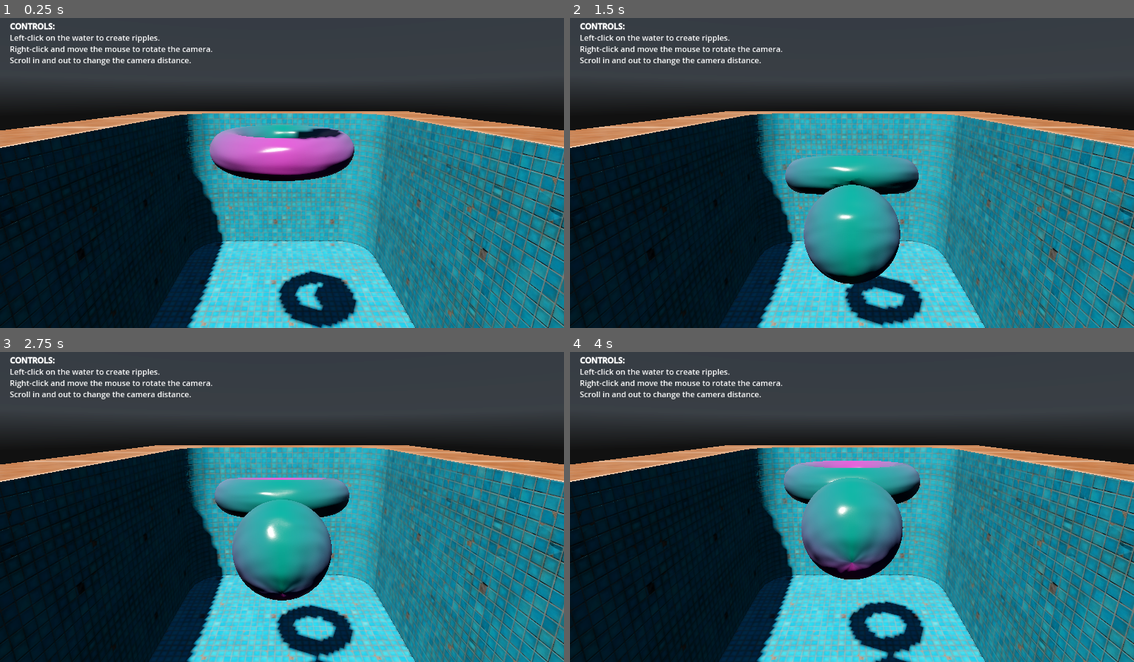
Above: before the commit, frames 1-4 (two rows, left to right).
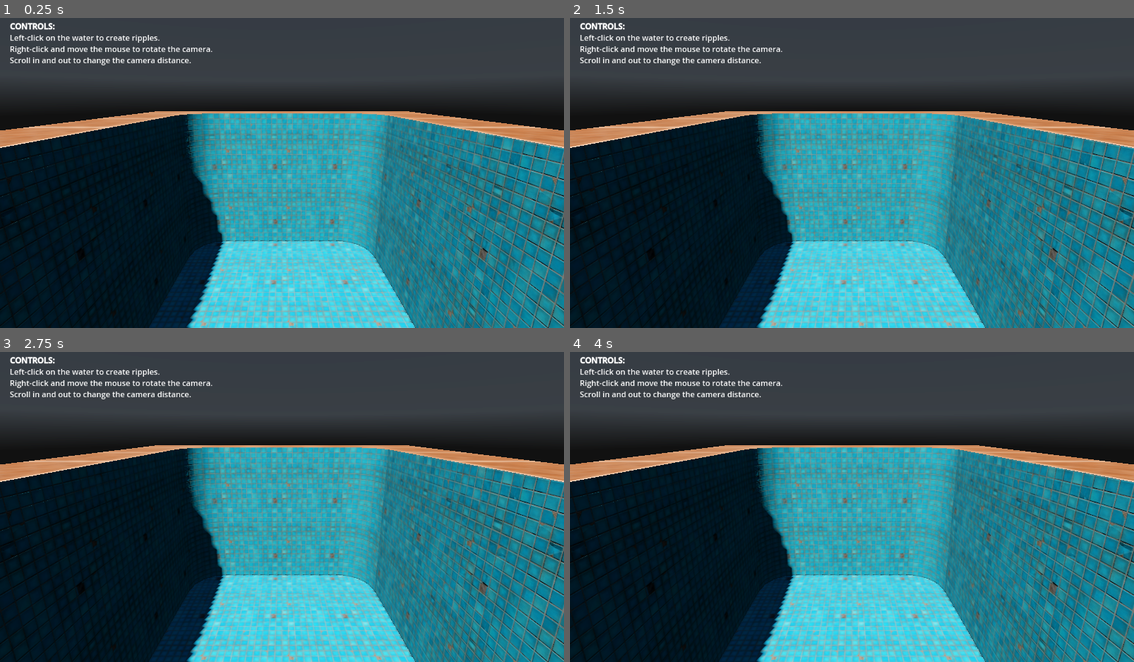
Above: after the commit, the same moments.

Repository: Namey5/godot-interactive-water
Game: Godot game, scene res://scenes/water_test.tscn
The game is run twice, just before and just after one commit, with the same random seed, the same clock (stepped at 60 frames per second) and the same inputs. A sky picture missing from this copy of the repository is replaced by a grey-blue gradient.
Inputs (mouse positions are in pixels of both pictures, inside the frame that each line leads up to):
- Up to frame 1 (0.25 s): no input
- Up to frame 2 (1.5 s): tap Enter at 0.5 s; move the mouse to (976, 154) at 0.52 s; click (976, 154) at 0.67 s; move the mouse to (739, 185) at 1.27 s; click (739, 185) at 1.42 s
- Up to frame 3 (2.75 s): move the mouse to (338, 432) at 2.02 s; click (338, 432) at 2.17 s
- Up to frame 4 (4 s): move the mouse to (823, 565) at 2.77 s; click (823, 565) at 2.92 s; move the mouse to (1021, 550) at 3.52 s; click (1021, 550) at 3.67 s

The runs differ from the first frame. In frame 1, 5.6% of the frame differs, in the area x 37-64%, y 34-100%; in frame 2, 7.1%; in frame 3, 7.0%; in frame 4, 7.1%, in the area x 37-64%, y 35-100%.

Commit message:
feat: improve shader parameterisation

Diff:
--- a/scenes/water_test.tscn
+++ b/scenes/water_test.tscn
@@ -50,11 +50,15 @@
 render_priority = 0
 shader = ExtResource("2_20que")
 shader_parameter/albedo = Color(0.01, 0.01, 0.05, 1)
-shader_parameter/scattering = Color(1, 0.398236, 0.411946, 1)
+shader_parameter/scattering = Color(1, 0.4, 0.4, 1)
+shader_parameter/scattering_strength = 5.0
 shader_parameter/refraction_strength = 100.0
 shader_parameter/depth_blur = 3.0
 shader_parameter/waves_strength = 0.5
+shader_parameter/waves_scale = 1.0
+shader_parameter/waves_speed = 1.0
 shader_parameter/displacement_height = 0.1
+shader_parameter/water_size = Vector2(2, 3)
 shader_parameter/waves_map = SubResource("NoiseTexture2D_hw2gw")
 shader_parameter/ripples_map = SubResource("ViewportTexture_oy7gb")
 
@@ -63,6 +67,8 @@
 shader_parameter/velocity = 0.2
 shader_parameter/attenuation = 0.98
 shader_parameter/scale = 1.0
+shader_parameter/low_pass_filter = 0.01
+shader_parameter/mouse_size = 32.0
 shader_parameter/mouse_pos = Vector2(-1, -1)
 
 [sub_resource type="ViewportTexture" id="ViewportTexture_mjnhk"]
@@ -196,12 +202,13 @@
 skeleton = NodePath("../..")
 surface_material_override/0 = SubResource("ShaderMaterial_i8axj")
 script = ExtResource("6_2wjtu")
-water_size = Vector2(2, 3)
+water_half_size = Vector2(2, 3)
 
 [node name="WaterSimulation" type="SubViewport" parent="Scene/Water"]
 disable_3d = true
 handle_input_locally = false
 gui_disable_input = true
+size = Vector2i(1024, 1024)
 render_target_update_mode = 4
 
 [node name="SimulationTex" type="TextureRect" parent="Scene/Water/WaterSimulation"]
@@ -215,6 +222,7 @@
 expand_mode = 1
 
 [node name="DoubleBuffer" type="SubViewport" parent="Scene/Water/WaterSimulation"]
+size = Vector2i(1024, 1024)
 render_target_update_mode = 4
 
 [node name="CopyTex" type="TextureRect" parent="Scene/Water/WaterSimulation/DoubleBuffer"]
@@ -240,6 +248,7 @@
 
 [node name="Ring" type="RigidBody3D" parent="Scene"]
 transform = Transform3D(1, 0, 0, 0, 1, 0, 0, 0, 1, 0, 0.443117, 0)
+visible = false
 
 [node name="CollisionShape3D" type="CollisionShape3D" parent="Scene/Ring"]
 shape = SubResource("CylinderShape3D_kskne")
@@ -251,6 +260,7 @@
 
 [node name="Ball" type="RigidBody3D" parent="Scene"]
 transform = Transform3D(1, 0, 0, 0, 1, 0, 0, 0, 1, 0, 1.44312, 0.526849)
+visible = false
 
 [node name="CollisionShape3D" type="CollisionShape3D" parent="Scene/Ball"]
 shape = SubResource("SphereShape3D_v78ot")
--- a/scripts/water.gd
+++ b/scripts/water.gd
@@ -1,7 +1,7 @@
 extends MeshInstance3D
 
 
-@export var water_size := Vector2(1, 1)
+@export var water_half_size := Vector2(1, 1)
 
 @onready var _simulation: TextureRect = $WaterSimulation/SimulationTex
 
@@ -18,7 +18,10 @@
 		)
 		if hit:
 			var local_hit := transform.inverse() * (hit as Vector3)
-			mouse_pos = Vector2(local_hit.x, local_hit.z) / water_size * 0.5 + 0.5 * Vector2.ONE
+			mouse_pos = Vector2(local_hit.x, local_hit.z) / maxf(water_half_size.x, water_half_size.y) * 0.5 + 0.5 * Vector2.ONE
 		else:
 			mouse_pos = -Vector2.ONE
 	_simulation.material.set("shader_parameter/mouse_pos", mouse_pos)
+
+	var surface_material := get_active_material(0)
+	surface_material.set("shader_parameter/water_size", water_half_size)
--- a/shaders/water.gdshader
+++ b/shaders/water.gdshader
@@ -1,27 +1,45 @@
 shader_type spatial;
+render_mode cull_disabled;
 
 uniform vec4 albedo : source_color = vec4(0.01, 0.01, 0.05, 1.0);
 uniform vec4 scattering : source_color = vec4(1.0, 0.4, 0.4, 1.0);
+uniform float scattering_strength : hint_range(0.0, 100.0, 0.01) = 5.0;
 uniform float refraction_strength : hint_range(0.0, 1000.0, 1.0) = 100.0;
-uniform float depth_blur : hint_range(0.0, 10.0, 0.1) = 4.0;
+uniform float depth_blur : hint_range(0.0, 10.0, 0.1) = 3.0;
 uniform float waves_strength : hint_range(0.0, 1.0, 0.05) = 0.5;
-uniform float displacement_height : hint_range(0.0, 10.0, 0.01) = 0.1;
+uniform float waves_scale : hint_range(0.01, 100.0, 0.1) = 1.0;
+uniform float waves_speed : hint_range(0.0, 100.0, 0.1) = 1.0;
+uniform float displacement_height : hint_range(0.0, 2.0, 0.01) = 0.1;
+uniform vec2 water_size = vec2(1.0);
 uniform sampler2D waves_map : hint_normal;
 uniform sampler2D ripples_map;
 
 uniform sampler2D depth_tex : hint_depth_texture, repeat_disable, filter_nearest;
 uniform sampler2D screen_tex : hint_screen_texture, repeat_disable, filter_linear_mipmap;
 
+vec2 get_ripple_uv(vec2 uv) {
+	vec2 ratio = water_size / min(water_size.x, water_size.y);
+	vec3 offset = vec3(0.25 / ratio.y, 0.25 / ratio.x, 0.0);
+	if (ratio.x > ratio.y) {
+		uv = uv / ratio + offset.zy;
+	} else if (ratio.y > ratio.x) {
+		uv = uv / ratio.yx + offset.xz;
+	}
+	return uv;
+}
+
 void vertex() {
 	vec3 world_pos = (MODEL_MATRIX * vec4(VERTEX, 1.0)).xyz;
+	vec2 ripple_uv = get_ripple_uv(UV);
 	VERTEX.y += (
-		(textureLod(waves_map, world_pos.xz / 3.0 + TIME * 0.1, 2.0).z - 1.0) * 10.0 +
-		(textureLod(waves_map, world_pos.xz / 2.5 - TIME * 0.1, 2.0).z - 1.0) * 10.0 +
-		textureLod(ripples_map, UV, 2.0).x
+		(textureLod(waves_map, world_pos.xz * waves_scale / 3.0 + TIME * waves_speed * 0.1, 4.0).z - 1.0) * 10.0 +
+		(textureLod(waves_map, world_pos.xz * waves_scale / 2.5 - TIME * waves_speed * 0.1, 4.0).z - 1.0) * 10.0 +
+		textureLod(ripples_map, ripple_uv, 4.0).x
 	) * displacement_height;
 }
 
 void fragment() {
+	// hack: poor-man's triplanar texturing
 	vec3 world_pos = (INV_VIEW_MATRIX * vec4(VERTEX, 1.0)).xyz;
 
 	float raw_depth = textureLod(depth_tex, SCREEN_UV, 0.0).x;
@@ -32,7 +50,7 @@
 	// todo: fix perspective distortion
 	float water_depth = (scene_depth - local_depth);
 
-	vec4 depth_scattering = exp(vec4(scattering.rgb, 1.0) * -(water_depth * 5.0));
+	vec4 depth_scattering = exp(vec4(scattering.rgb, 1.0) * -(water_depth * scattering_strength));
 	// used for edge blending:
 	depth_scattering.w = 1.0 - depth_scattering.w;
 
@@ -40,21 +58,22 @@
 	ROUGHNESS = 0.05;
 
 	// todo: texel size of ripples_map is currently hardcoded to 512x512
-	const vec3 duv = vec3(1.0, 1.0, 0.0) / 512.0;
+	const vec3 duv = vec3(1.0, 1.0, 0.0) / 1024.0;
+	vec2 ripple_uv = get_ripple_uv(UV);
 	// approximate normals from heightmap:
 	vec4 ripples = vec4(
-		texture(ripples_map, UV + duv.xz).x,
-		texture(ripples_map, UV - duv.xz).x,
-		texture(ripples_map, UV + duv.zy).x,
-		texture(ripples_map, UV - duv.zy).x
+		texture(ripples_map, ripple_uv + duv.xz).x,
+		texture(ripples_map, ripple_uv - duv.xz).x,
+		texture(ripples_map, ripple_uv + duv.zy).x,
+		texture(ripples_map, ripple_uv - duv.zy).x
 	);
 	ripples.xyz = normalize(vec3(ripples.x - ripples.y, ripples.z - ripples.w, 0.2));
 
 	// blend between normal maps in [-1,1] then re-normalize:
 	NORMAL_MAP = (
 		// todo: make these configurable
-		texture(waves_map, world_pos.xz / 3.0 + TIME * 0.1).xyz * 2.0 - 1.0 +
-		texture(waves_map, world_pos.xz / 2.5 - TIME * 0.1).xyz * 2.0 - 1.0 +
+		texture(waves_map, world_pos.xz * waves_scale / 3.0 + TIME * waves_speed * 0.1).xyz * 2.0 - 1.0 +
+		texture(waves_map, world_pos.xz * waves_scale / 2.5 - TIME * waves_speed * 0.1).xyz * 2.0 - 1.0 +
 		ripples.xyz
 	) / 3.0 * 0.5 + 0.5;
 	NORMAL_MAP_DEPTH = waves_strength;
@@ -65,6 +84,7 @@
 		+ ((NORMAL_MAP.xy * 2.0 - 1.0) / VIEWPORT_SIZE)
 		// scale by uniforms + edge blend + camera distance:
 		* (waves_strength * refraction_strength * depth_scattering.w / local_depth);
+	// hack: depth blur by offsetting mipmaps
 	EMISSION = textureLod(screen_tex, refracted_uv, depth_scattering.w * depth_blur).rgb;
 	EMISSION *= depth_scattering.rgb;
 	ALPHA = depth_scattering.w;
--- a/shaders/water_simulation.gdshader
+++ b/shaders/water_simulation.gdshader
@@ -3,8 +3,10 @@
 
 uniform float velocity: hint_range(0.0, 1.0, 0.01) = 0.2;
 uniform float attenuation : hint_range(0.0, 1.0, 0.01) = 0.95;
-uniform float scale = 1.0;
+uniform float scale : hint_range(0.25, 8.0, 0.25) = 1.0;
+uniform float low_pass_filter : hint_range(0.0, 1.0, 0.001) = 0.01;
 
+uniform float mouse_size : hint_range(0.0, 1024.0, 1.0) = 32.0;
 uniform vec2 mouse_pos = vec2(-1, -1);
 
 void fragment() {
@@ -18,9 +20,16 @@
 	) * 2.0 - 1.0;
 	float vel = velocity * (dot(vec4(1.0), spread) - 4.0 * prev.x);
 	float height = (2.0 * prev.x - prev.y + vel) * attenuation;
+
+	// displace water at mouse position:
+	// todo: have this not be hardcoded to test scene
 	vec2 circle = mouse_pos - UV;
-	height = mix(height, -1.0, smoothstep(0.05, 0.0, length(circle * vec2(1.0, 2.0))));
-	// low-pass filter to reduce shimmering:
-	height *= 1.0 - exp(-abs(height) * 100.0);
+	height = mix(height, -1.0, smoothstep(mouse_size, 0.0, length(circle / TEXTURE_PIXEL_SIZE)));
+
+	if (low_pass_filter > 0.0) {
+		// low-pass filter to reduce shimmering:
+		height *= 1.0 - exp(-abs(height) / low_pass_filter);
+	}
+
 	COLOR = vec4(height * 0.5 + 0.5, prev.x * 0.5 + 0.5, 0.0, 1.0);
 }
